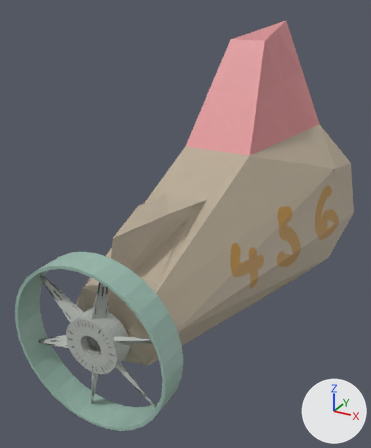
Renders of the OBJ model Models/sub/sub.obj from each side of a commit.
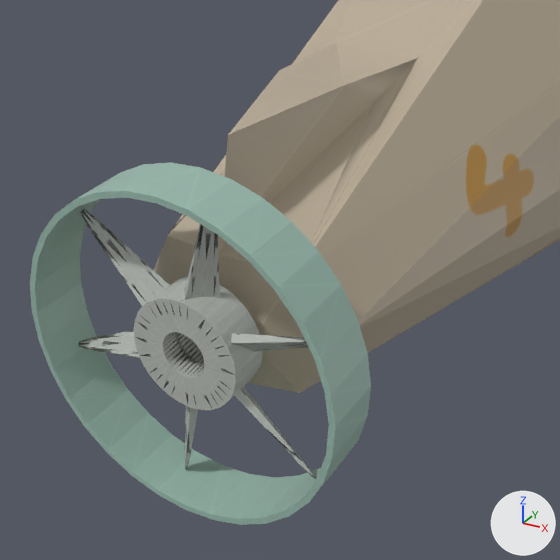
Each version is shown whole from a 50 mm lens placed at (1.62, -3.42, 1.42), pointed at (-0.25, -0.02, -0.28), then close up on the part from 0% to 75% of the width and 38% to 100% of the height. Arrows for +X, +Y and +Z are at lower right; the lights stay in place. Where no turn or scale is listed for an object, it has been applied to the vertices.
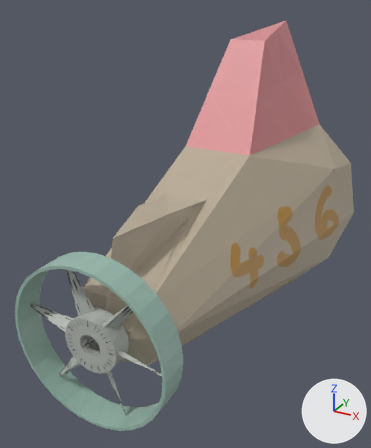
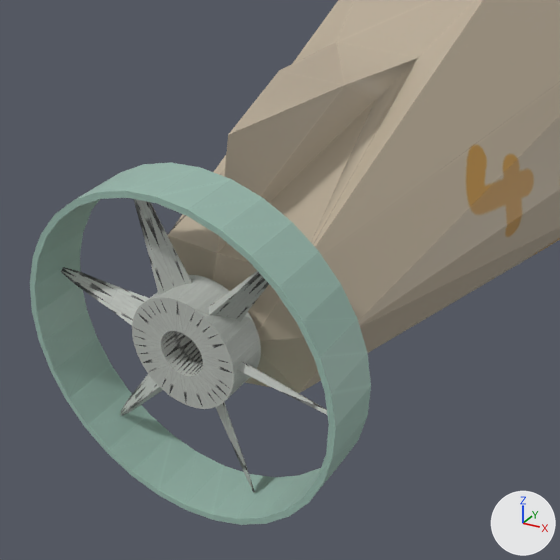
What differs and where, as boxes [x1, y1, x2, y2] in the close-ups (560 x 560 px; the box of a moved part takes in the faces that stretch with it):
part 1 of me_icosphere, moved or reshaped: before [78, 209, 316, 479]; after [61, 199, 327, 493]
part 2 of me_icosphere, moved or reshaped: [30, 162, 371, 525] in both
part 3 of me_icosphere, shading changed: [167, 0, 560, 393] in both

The change, as a list of edits to the scene's bpy script:
```text
Change me_icosphere:
    where me_icosphere.from_pydata(...)  # 592 vertices, 1184 faces; spans x -0.87..0.87, y -1.64..2.16, z -1.24..1.24
    used by ob_icosphere; location = (0.0, 0.0, 0.0)
    me_icosphere part 1: the loose piece of 384 vertices spanning x -0.47..0.48, y -1.59..-1.47, z -0.88..0.12 is turned -90 degrees about the y axis through its middle, then moved by (-0.01, 0.0, 0.0)
    me_icosphere part 2: the loose piece of 128 vertices spanning x -0.53..0.53, y -1.64..-1.46, z -0.91..0.15 is turned -90 degrees about the y axis through its middle
    me_icosphere part 3: edges marked sharp go from 984 to 0
```
